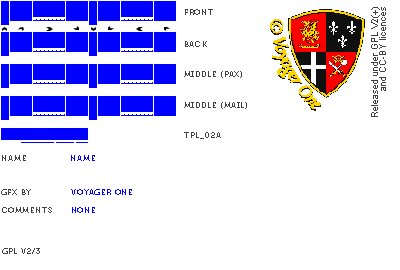
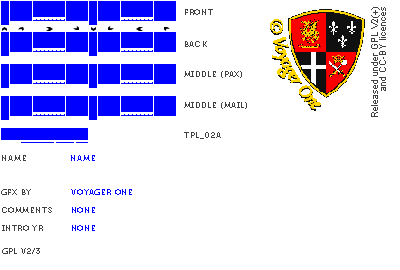
Layers edited between the first and the second (400, 270) image:
added layer "none" (1st of 2, in "text") in group "text" over [72, 225, 95, 231]
added layer "intro yr" in group "text_dnc" over [2, 225, 43, 231]